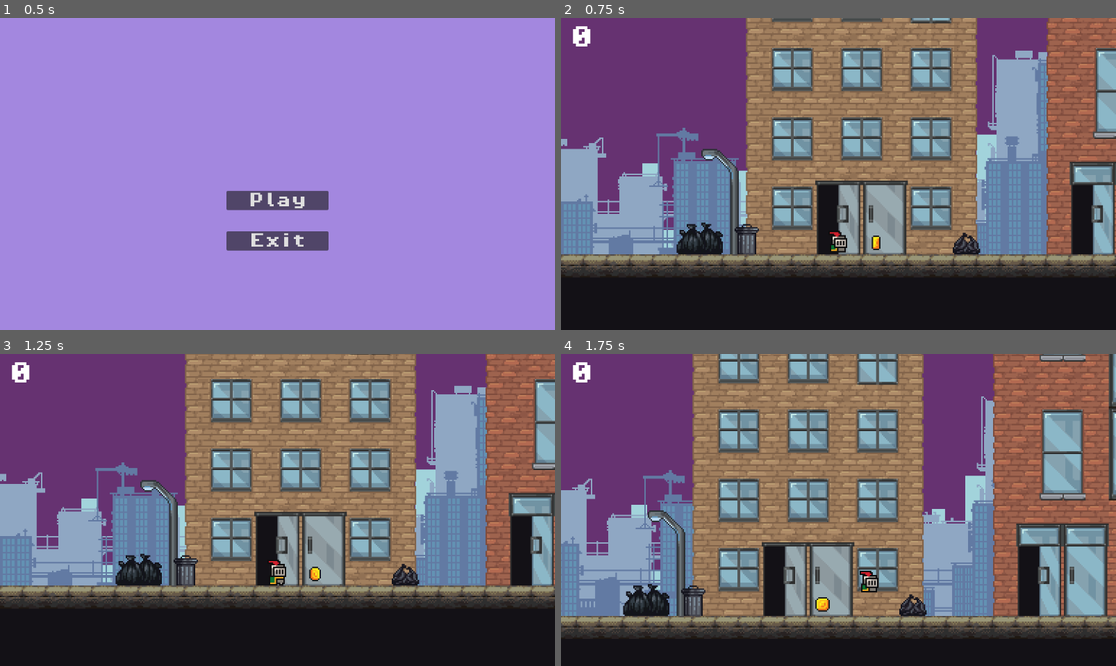
Above: before the commit, frames 1-4 (two rows, left to right).
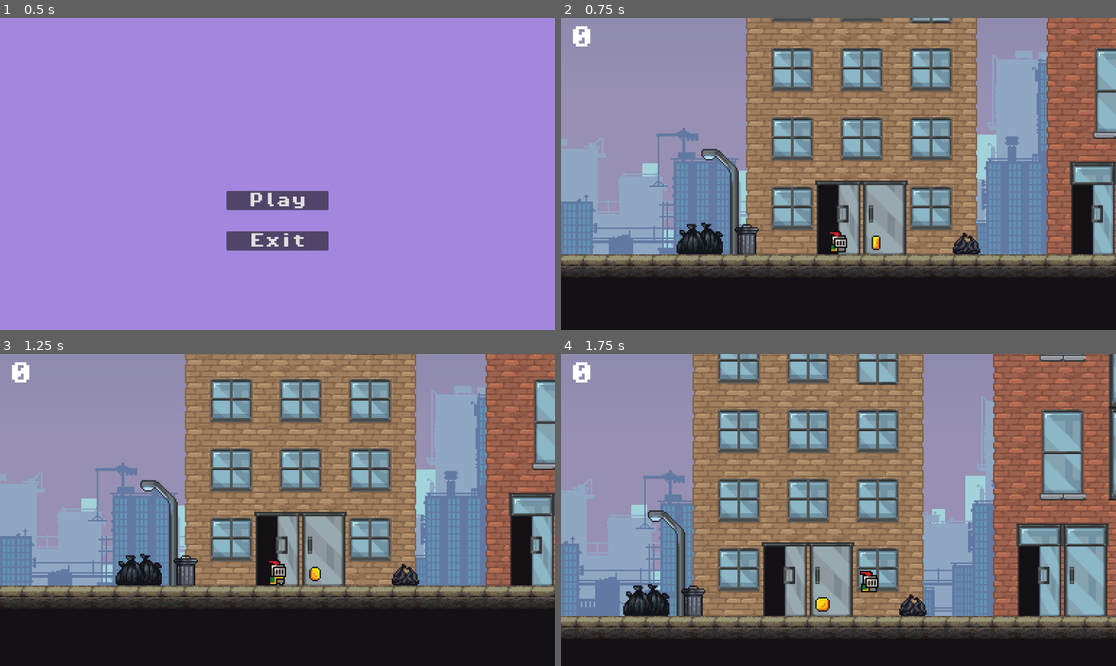
Above: after the commit, the same moments.

Repository: naziae23/brackeys-game-jam-2026
Game: Godot game, scene res://scenes/menus/main_menu.tscn
The game is run twice, just before and just after one commit, with the same random seed, the same clock (stepped at 60 frames per second) and the same inputs.
Inputs:
- Up to frame 1 (0.5 s): no input
- Up to frame 2 (0.75 s): click "Play" at 0.5 s
- Up to frame 3 (1.25 s): no input
- Up to frame 4 (1.75 s): hold D (move_right) from 1.28 s (still down); tap Space (dash) at 1.35 s; tap W (move_up) at 1.52 s

Frame 1 is identical in both runs. In frame 2, 18% of the frame differs, in the area x 0-88%, y 0-68%; in frame 3, 18%; in frame 4, 17%.

Commit message:
start of glitch effect

Diff:
--- a/scenes/game.tscn
+++ b/scenes/game.tscn
@@ -1,18 +1,20 @@
 [gd_scene format=3 uid="uid://d0ph3umowyyhu"]
 
-[ext_resource type="Script" path="res://scripts/game_manager.gd" id="1_gee14"]
+[ext_resource type="Script" uid="uid://cis8xavab7r8" path="res://scripts/game_manager.gd" id="1_gee14"]
 [ext_resource type="PackedScene" uid="uid://d007ki7cbs4mf" path="res://scenes/player.tscn" id="1_uwrxv"]
 [ext_resource type="PackedScene" uid="uid://bngb7q7nsk2f6" path="res://scenes/hud.tscn" id="2_kvpfn"]
 [ext_resource type="Texture2D" uid="uid://dwmcsrsxp4kx7" path="res://assets/GandalfHardcore City Tiles/Building Tiles 32x32.png" id="3_gee14"]
 [ext_resource type="Texture2D" uid="uid://cg1ah6ptyo2dj" path="res://assets/GandalfHardcore City Tiles/Decoration 32x32.png" id="4_0tnpc"]
 [ext_resource type="PackedScene" uid="uid://c3dvbeh2vg01w" path="res://scenes/killzone.tscn" id="5_iywne"]
 [ext_resource type="Texture2D" uid="uid://d2bd0wk0alcwn" path="res://assets/GandalfHardcore City Tiles/GandalfHardcore city tiles 32x32.png" id="5_vtaks"]
-[ext_resource type="Shader" path="res://scenes/sky.gdshader" id="7_kvuet"]
+[ext_resource type="Shader" uid="uid://br3g6al63vd6q" path="res://scenes/sky.gdshader" id="7_kvuet"]
 [ext_resource type="Texture2D" uid="uid://b7usdwrfmrr5q" path="res://assets/GandalfHardcore City Tiles/City background sky.png" id="8_kvpfn"]
 [ext_resource type="PackedScene" uid="uid://dox5e8j2gni4j" path="res://scenes/collectable.tscn" id="9_0tnpc"]
 [ext_resource type="Texture2D" uid="uid://bkh7c3551ggjy" path="res://assets/GandalfHardcore City Tiles/City background layer1.png" id="9_dinhu"]
-[ext_resource type="Script" path="res://scenes/skySprite.gd" id="9_trtic"]
+[ext_resource type="Script" uid="uid://cwenvao5b8vhd" path="res://scenes/skySprite.gd" id="9_trtic"]
 [ext_resource type="Texture2D" uid="uid://04qdd4w0pimh" path="res://assets/GandalfHardcore City Tiles/City background layer2.png" id="10_kvuet"]
+[ext_resource type="Shader" uid="uid://d4latasdikjk5" path="res://scenes/glitch.gdshader" id="11_ir15t"]
+[ext_resource type="Script" uid="uid://dmju654t5f3x2" path="res://scenes/glitch.gd" id="12_ca42v"]
 [ext_resource type="PackedScene" uid="uid://c4sctf2tdbm14" path="res://scenes/winzone.tscn" id="12_kvuet"]
 
 [sub_resource type="TileSetAtlasSource" id="TileSetAtlasSource_kvpfn"]
@@ -1035,6 +1037,10 @@
 shader = ExtResource("7_kvuet")
 shader_parameter/level = 0.0
 
+[sub_resource type="ShaderMaterial" id="ShaderMaterial_ca42v"]
+shader = ExtResource("11_ir15t")
+shader_parameter/glitch_intensity = 0.02
+
 [sub_resource type="WorldBoundaryShape2D" id="WorldBoundaryShape2D_p57ef"]
 distance = -346.0
 
@@ -1043,7 +1049,7 @@
 [node name="GameManager" type="Node" parent="." unique_id=110346765]
 unique_name_in_owner = true
 script = ExtResource("1_gee14")
-level = 10
+level = 5
 
 [node name="HUD" parent="." unique_id=274211314 instance=ExtResource("2_kvpfn")]
 
@@ -1087,6 +1093,15 @@
 texture = ExtResource("9_dinhu")
 centered = false
 
+[node name="BackBufferCopy" type="BackBufferCopy" parent="Background/Layer1" unique_id=1154313914]
+copy_mode = 2
+
+[node name="glitch" type="ColorRect" parent="Background/Layer1/BackBufferCopy" unique_id=2128650942]
+material = SubResource("ShaderMaterial_ca42v")
+offset_right = 32.0
+offset_bottom = 32.0
+script = ExtResource("12_ca42v")
+
 [node name="Layer2" type="Parallax2D" parent="Background" unique_id=441778671]
 scroll_scale = Vector2(0.25, 0.25)
 repeat_size = Vector2(1024, 0)
--- /dev/null
+++ b/scenes/glitch.gd
@@ -0,0 +1,29 @@
+extends ColorRect
+
+@onready var parent_sprite = get_parent().get_node("../Sprite2D")
+
+# Called when the node enters the scene tree for the first time.
+func _ready() -> void:
+	visible = false
+	start_glitch_loop()
+
+func start_glitch_loop():
+	while true:
+		# 1. Wait for a random time (2 to 5 seconds)
+		await get_tree().create_timer(randf_range(0.1, 0.2)).timeout
+
+		var camera = get_viewport().get_camera_2d()
+		if not camera: return
+
+		var cam_pos = camera.get_screen_center_position()
+		var viewport_size = get_viewport_rect().size / camera.zoom
+
+		# 2. Calculate the top-left corner of the camera view
+		var top_left = cam_pos - (viewport_size / 2.0)
+
+		global_position.x = randf_range(top_left.x, top_left.x + viewport_size.x - size.x)
+		global_position.y = randf_range(top_left.y, top_left.y + viewport_size.y - size.y)
+		# 3. Show the glitch for a split second
+		visible = true
+		await get_tree().create_timer(randf_range(0.1, 0.3)).timeout
+		visible = false
--- /dev/null
+++ b/scenes/glitch.gdshader
@@ -0,0 +1,25 @@
+shader_type canvas_item;
+
+uniform float glitch_intensity : hint_range(0.0, 0.1) = 0.12;
+uniform sampler2D screen_texture : hint_screen_texture, filter_nearest;
+
+void vertex() {
+	// Called for every vertex the material is visible on.
+}
+
+void fragment() {
+	vec2 uv = SCREEN_UV;
+
+    // Create a horizontal shift based on time and vertical position
+    float x_offset = sin(TIME * 20.0 + uv.y * 100.0) * glitch_intensity;
+
+    // Apply shift only to the X axis
+    vec4 color = texture(screen_texture, vec2(uv.x + x_offset, uv.y));
+
+    COLOR = color;
+}
+
+//void light() {
+//	// Called for every pixel for every light affecting the CanvasItem.
+//	// Uncomment to replace the default light processing function with this one.
+//}
Not shown, added: scenes/glitch.gd.uid
Not shown, added: scenes/glitch.gdshader.uid
